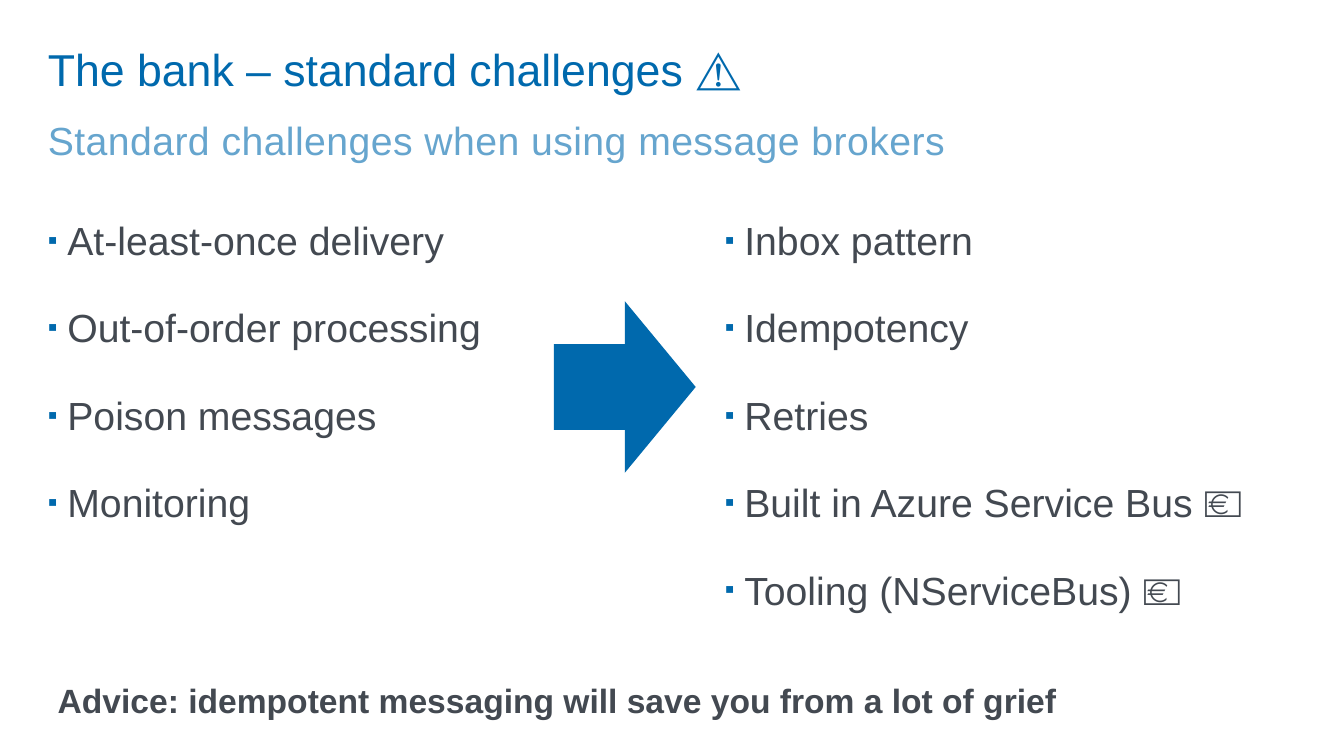
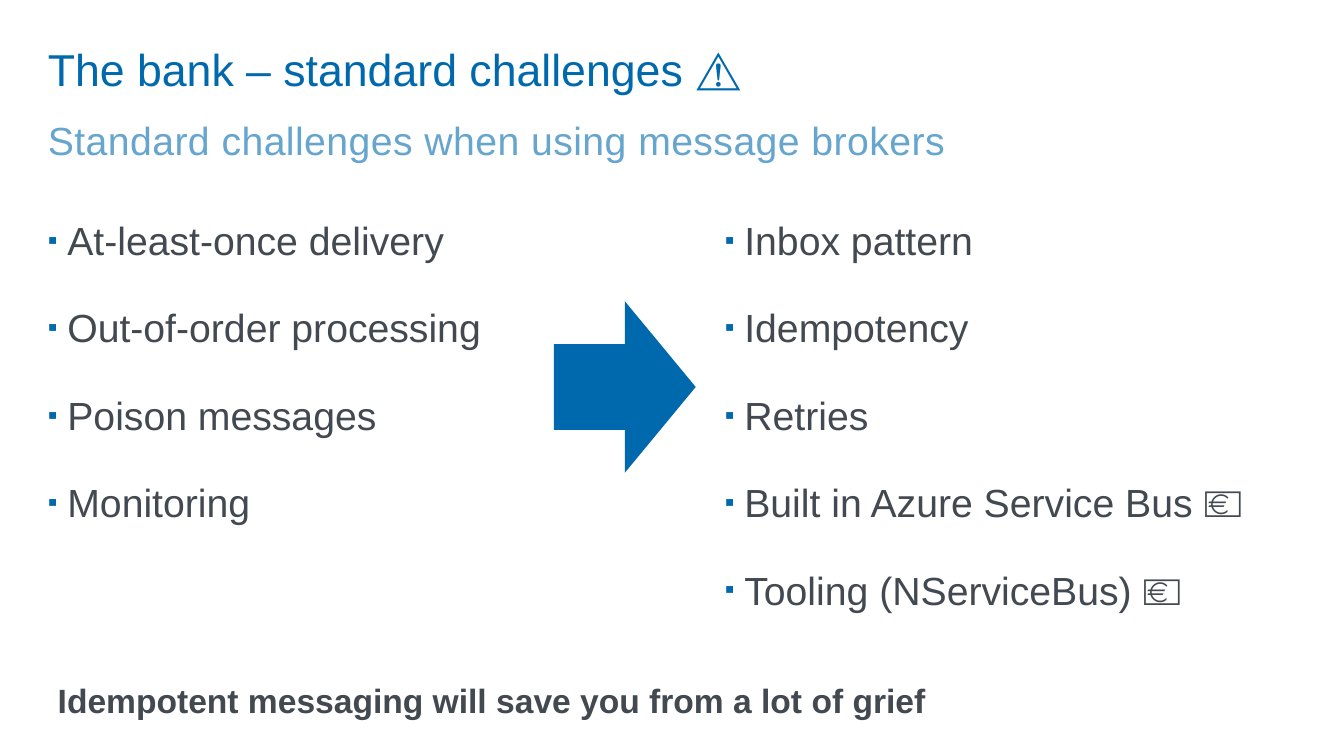
Before and after one commit to StevenHillaert/talk-hellostavanger-2026, a slide deck: slide 10 of Roast my design decisions.pptx. Drawn at 1344x756 pixels with LibreOffice and Linux fonts; fonts in the diff are those of the drawing. Boxes give left, top, right and bottom in pixels: in the first picture for what was removed or moved away, otherwise in the second. Text is boxed around its words. In the diff, an @@ line names an element or a change of style, - is before the commit and + after.

```diff
--- a/Roast my design decisions.pptx
+++ b/Roast my design decisions.pptx
@@ text at [58,688,926,720]: text changed @@
-Advice: idempotent messaging will save you from a lot of grief
+Idempotent messaging will save you from a lot of grief
```
Also in this commit, not shown: 10 other slides changed, 2 other files.
